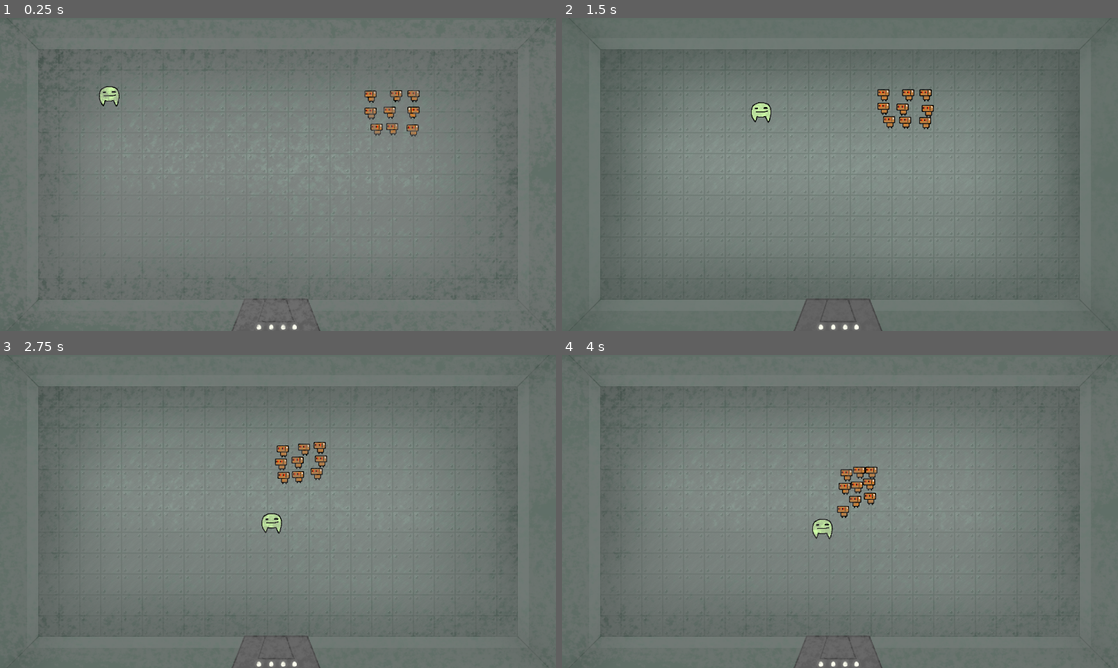
Above: before the commit, frames 1-4 (two rows, left to right).
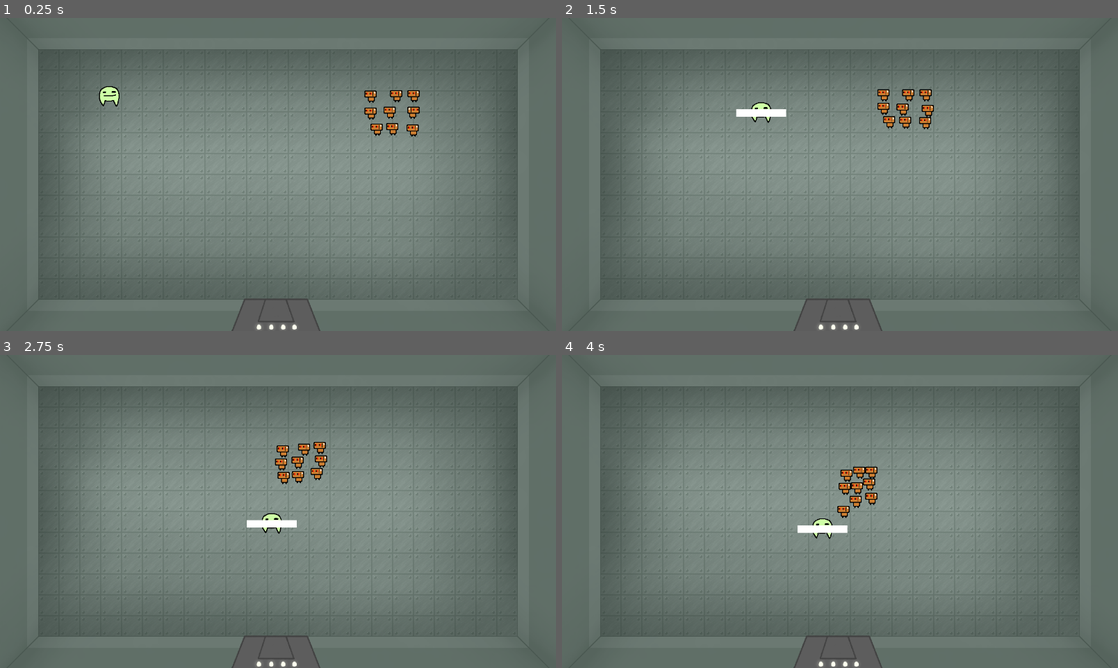
Above: after the commit, the same moments.

Repository: actually-reb/fenrir-2020
Game: Godot game, scene res://scene/Main.tscn
The game is run twice, just before and just after one commit, with the same random seed, the same clock (stepped at 60 frames per second) and the same inputs.
Inputs (mouse positions are in pixels of both pictures, inside the frame that each line leads up to):
- Up to frame 1 (0.25 s): no input
- Up to frame 2 (1.5 s): move the mouse to (962, 158) at 0.52 s; hold D (move_right) 0.53-1.28 s; click (962, 158) at 0.67 s; move the mouse to (728, 190) at 1.27 s; hold S (move_down) from 1.28 s (still down); click (728, 190) at 1.42 s
- Up to frame 3 (2.75 s): move the mouse to (333, 442) at 2.02 s; release S (move_down) at 2.03 s; hold D (move_right) from 2.03 s (still down); click (333, 442) at 2.17 s
- Up to frame 4 (4 s): move the mouse to (812, 574) at 2.77 s; release D (move_right) at 2.78 s; hold W (move_up) 2.78-3.53 s; click (812, 574) at 2.92 s; move the mouse to (1006, 558) at 3.52 s; hold A (move_left) from 3.53 s (still down); click (1006, 558) at 3.67 s

The runs differ from the first frame. In frame 1, 1.2% of the frame differs, in the area x 3-98%, y 1-100%; in frame 2, 0.3%; in frame 3, 0.7%; in frame 4, 0.7%.

Commit message:
basic melee work

Diff:
--- a/entity/Player.gd
+++ b/entity/Player.gd
@@ -1,6 +1,9 @@
 extends KinematicBody2D
 
 onready var invuln_timer = $InvulnTimer
+onready var melee_attack_timer = $MeleeAttackTimer
+
+var MELEE_ATTACK = preload("res://entity/MeleeAttack.tscn")
 
 signal took_damage
 signal died
@@ -48,6 +51,17 @@
 
 	push_velocity = push_velocity.normalized() * max(0, push_velocity.length() - push_decel * delta)
 
+func _input(event):
+	if event is InputEventMouseButton:
+		var mouse_dir = (position - event.position).normalized()
+		melee_attack(mouse_dir)
+
+func melee_attack(dir):
+	if melee_attack_timer.is_stopped():
+		melee_attack_timer.start()
+		var atk = MELEE_ATTACK.instance()
+		add_child(atk)
+
 func is_invuln(): # Check if player is invulnerable to damage
 	return not invuln_timer.is_stopped()
 
--- a/entity/Player.tscn
+++ b/entity/Player.tscn
@@ -21,3 +21,7 @@
 [node name="InvulnTimer" type="Timer" parent="."]
 wait_time = 0.6
 one_shot = true
+
+[node name="MeleeAttackTimer" type="Timer" parent="."]
+wait_time = 0.8
+one_shot = true
--- a/scene/Room.tscn
+++ b/scene/Room.tscn
@@ -52,6 +52,7 @@
 [node name="SmokeLayer" type="CanvasLayer" parent="."]
 
 [node name="SmokeEffect" type="Sprite" parent="SmokeLayer"]
+visible = false
 position = Vector2( 640, 363.678 )
 texture = ExtResource( 7 )
 __meta__ = {
Not shown, removed: Hearts for CoC full Heart4 and Half Heart 2.tif
